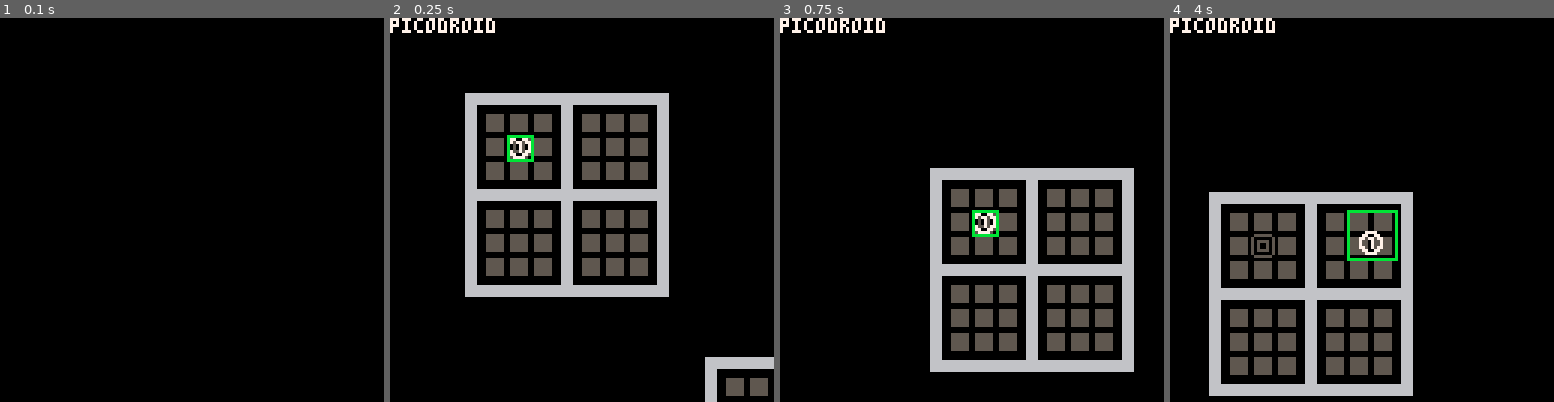
Above: before the commit, frames 1-4 (left to right).
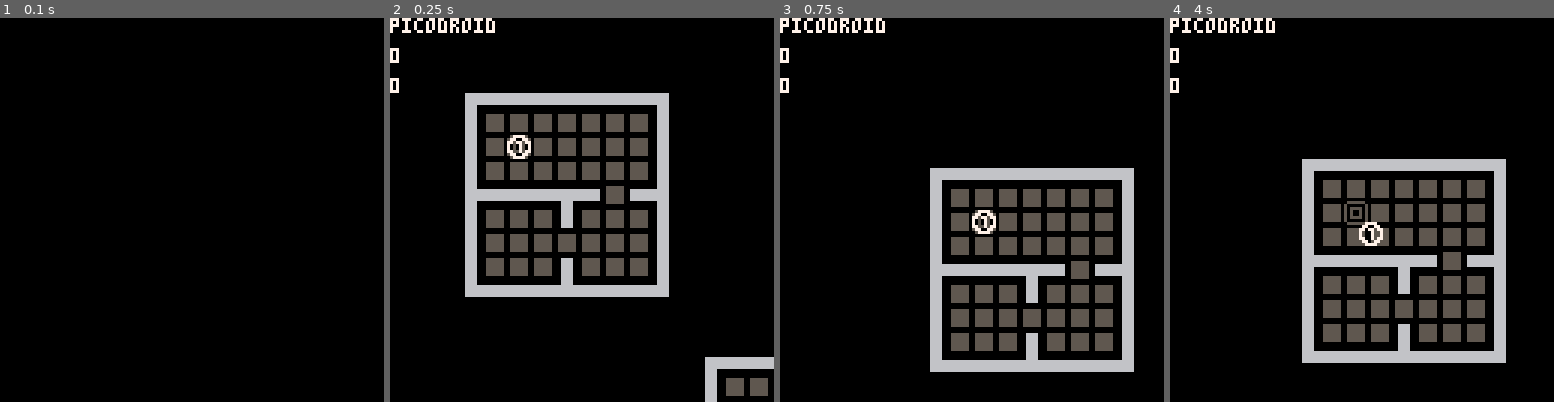
Above: after the commit, the same moments.

Repository: mslinklater/pico8
Game: PICO-8 cartridge carts/picodroid.p8
Two runs of this game, one before a commit and one after it. Both use one fixed random seed, a clock stepped at 60 frames per second and the inputs below.
Inputs:
- Up to frame 1 (0.1 s): no input
- Up to frame 2 (0.25 s): no input
- Up to frame 3 (0.75 s): tap X (X key) at 0.33 s; tap O (Z key) at 0.7 s
- Up to frame 4 (4 s): tap X (X key) at 1.07, 1.85, 2.97 s; hold Right 1.6-2.1 s; tap O (Z key) every 0.4 s from 1.7 to 3.7 s; hold Up 2.15-2.42 s; hold Right 2.47-3.03 s; hold Left 3.08-3.58 s; hold Down 3.63-3.97 s

Frame 1 is identical in both runs. In frame 2, 1.9% of the frame differs, in the area x 0-63%, y 7-63%; in frame 3, 1.9%; in frame 4, 27%, in the area x 0-88%, y 7-99%.

Commit message:
First pass collision system

Diff:
--- a/carts/picodroid.p8
+++ b/carts/picodroid.p8
@@ -75,10 +75,8 @@
 cell_clear=1
 cell_floor=2
 
-coll_x1=8
-coll_y1=8
-coll_x2=32
-coll_y2=32
+debug_0=0
+debug_1=0
 
 -- map zones
 map_main_xmin=0
@@ -164,7 +162,7 @@
 --161-165
 sprite_wall_cross, sprite_wall_lrb, sprite_wall_lrb, sprite_wall_cross, sprite_wall_cross,
 --166-170
-sprite_wall_lrb, sprite_dbg_col8, sprite_wall_trb, sprite_wall_trb, sprite_dbg_col8,
+sprite_wall_lrb, sprite_wall_lrb, sprite_wall_trb, sprite_wall_trb, sprite_dbg_col8,
 --171-175
 sprite_wall_rb, sprite_wall_trb, sprite_wall_trb, sprite_dbg_col8, sprite_wall_rb,
 --176-180
@@ -203,9 +201,10 @@
 
 -- map data
 map1 = {
-	{sprite_floor,2,2,4,4},
+	{sprite_floor,2,2,8,4},
 	{sprite_player_start,3,3},
-	{sprite_floor,6,2,8,4},
+	{sprite_floor,7,3,7,7},
+	{sprite_floor,3,7,7,7},
 	{sprite_floor,2,6,4,8},
 	{sprite_floor,6,6,8,8},
 	{sprite_floor,10,16,12,18},
@@ -235,6 +234,10 @@
 
 function map_is_floor(x,y)
 	return fget(mget(x,y),flag_floor)
+end
+
+function map_is_collidable(x,y)
+	return fget(mget(x,y),flag_collidable)
 end
 
 function map_get_cell_state(x,y)
@@ -310,11 +313,58 @@
 end
 
 function do_wall_collision(x,y,vx,vy)
-	-- do left
-	coll_x1=(flr(x/8))*8
-	coll_y1=(flr(y/8))*8
-	coll_x2=(ceil((x+7)/8))*8
-	coll_y2=(ceil((y+7)/8))*8
+	x2=x+vx
+	xc=x/8
+	xc2=x2/8
+	xcf=flr(xc)
+	xcf2=flr(xc2)
+
+	y2=y+vy
+	yc=y/8
+	yc2=y2/8
+	ycf=flr(yc)
+	ycf2=flr(yc2)
+
+	if vx<0 and xcf!=xcf2 then -- left
+		local para=(x-(xcf*8))/(x-x2)
+		local ypos=y-((y-y2)*para)	-- intersection at (xcf,tpos)
+		local ycell=flr(ypos/8)
+
+		if map_is_collidable(xcf2,ycell) then
+			vx=vx*para
+		end
+	end
+
+	if vx>0 and xcf!=xcf2 then -- right
+		local para=((xcf2*8)-x)/(x2-x)
+		local ypos=y-((y-y2)*para)
+		local ycell=flr(ypos/8)
+
+		para=0
+		if map_is_collidable(xcf2,ycell) then
+			vx=vx*para
+		end
+	end
+
+	if vy<0 and ycf!=ycf2 then -- up
+		local para=(y-(ycf*8))/(y-y2)
+		local xpos=x-((x-x2)*para)	-- intersection at (xcf,tpos)
+		local xcell=flr(xpos/8)
+
+		if map_is_collidable(xcell,ycf2) then
+			vy=vy*para
+		end
+	end
+	if vy>0 and ycf!=ycf2 then -- down
+		local para=((ycf2*8)-y)/(y2-y)
+		local xpos=x-((x-x2)*para)
+		local xcell=flr(xpos/8)
+
+		para=0
+		if map_is_collidable(xcell,ycf2) then
+			vy=vy*para
+		end
+	end
 	return vx,vy
 end
 
@@ -334,7 +384,10 @@
 	player_vx=max(min(player_vx,player_max_speed),-player_max_speed)
 	player_vy=max(min(player_vy,player_max_speed),-player_max_speed)
 
-	player_vx,player_vy=do_wall_collision(player_x,player_y,player_vx,player_vy)
+	player_vx,player_vy=do_wall_collision(player_x+1,player_y+1,player_vx,player_vy)
+	player_vx,player_vy=do_wall_collision(player_x+7,player_y+1,player_vx,player_vy)
+	player_vx,player_vy=do_wall_collision(player_x+1,player_y+7,player_vx,player_vy)
+	player_vx,player_vy=do_wall_collision(player_x+7,player_y+7,player_vx,player_vy)
 
 	player_x+=player_vx
 	player_y+=player_vy
@@ -357,6 +410,8 @@
 
 function draw_debug()
 	print("picodroid",camera_x,camera_y,7)
+	print(debug_0,camera_x+0,camera_y+10)
+	print(debug_1,camera_x+0,camera_y+20)
 end
 
 function draw_player()
@@ -369,10 +424,6 @@
 	map(0,0,map_main_xmin,map_main_ymin,map_main_xmax,map_main_ymax)
 	draw_player()
 	draw_debug()
-	line(coll_x1,coll_y1,coll_x2,coll_y1,11)
-	line(coll_x2,coll_y1,coll_x2,coll_y2,11)
-	line(coll_x2,coll_y2,coll_x1,coll_y2,11)
-	line(coll_x1,coll_y2,coll_x1,coll_y1,11)
 end
 __gfx__
 00000000000000000066660000000000000000000000000000666600006666000000000000000000006666000000000000666600006666000066660000000000
@@ -634,7 +685,7 @@
 
 
 __gff__
-0001010000000000000000000000000000020000000000000000000000000000000000000000000000000000000000000000000000000000000000000000000000000000000000000000000000000000000000000000000000000000000000000000000000000000000000000000000000000000000000000000000000000000
+0001010101010101010101010101010000020100000001000000000000000000000000000000000000000000000000000000000000000000000000000000000000000000000000000000000000000000000000000000000000000000000000000000000000000000000000000000000000000000000000000000000000000000
 0000000000000000000000000000000000000000000000000000000000000000000000000000000000000000000000000000000000000000000000000000000000000000000000000000000000000000000000000000000000000000000000000000000000000000000000000000000000000000000000000000000000000000
 __map__
 0000000000000000000805050505050b05090000000000000000000000000000000000000000000000000000000000000000000000000000000000000000000000000000000000000000000000000000000000000000000000000000000000007d7d7d7d7d7d7d7d7d7d7d7d7d7d7d7d7c7c7c7c7c7c7c7c7c7c7c7c7c7c7c7c
